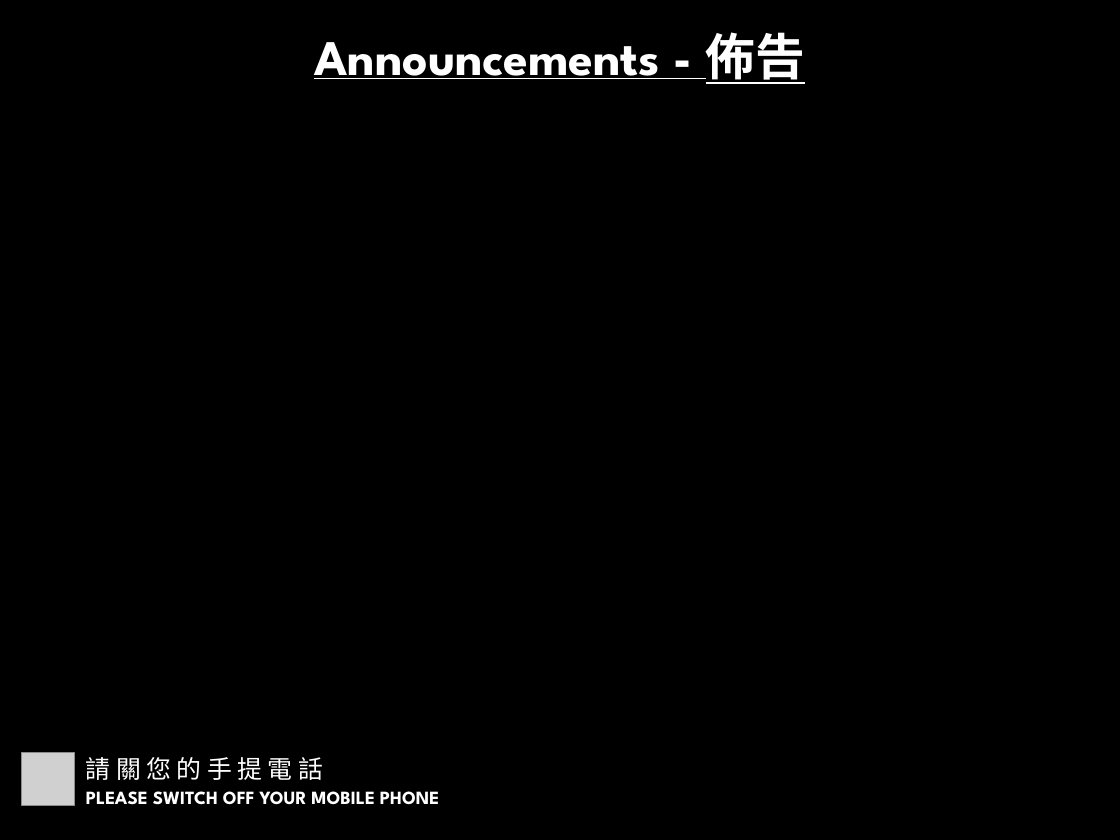
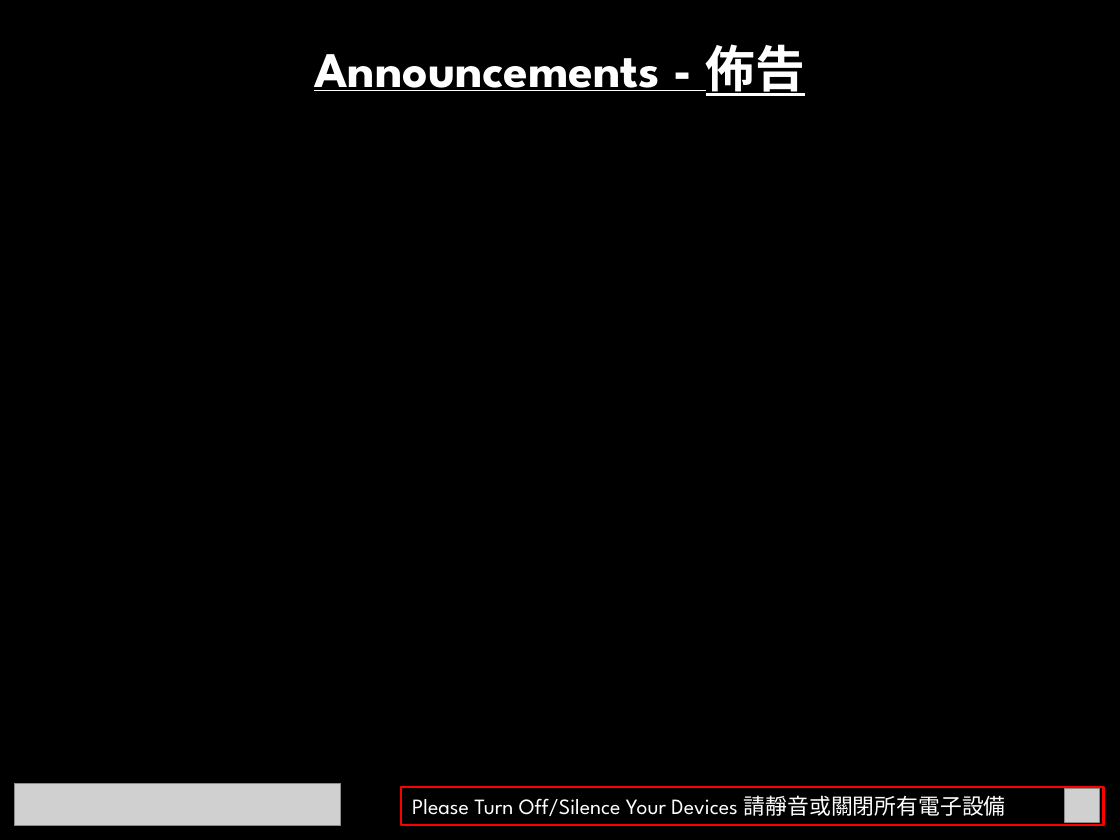
Before and after one commit to calebchanwy/tjc-powerpoint, a slide deck: slide 4 of TJCPowerPoint/Resources/Service4to3.pptx (slide 3 before the commit). Drawn at 1120x840 pixels with LibreOffice and Linux fonts; fonts in the diff are those of the drawing; grey boxes stand for pictures. Boxes give left, top, right and bottom in pixels: in the first picture for what was removed or moved away, otherwise in the second. Text is boxed around its words. In the diff, an @@ line names an element or a change of style, - is before the commit and + after.

```diff
--- a/TJCPowerPoint/Resources/Service4to3.pptx
+++ b/TJCPowerPoint/Resources/Service4to3.pptx
@@ text "Announcements - 佈告": place and size @@
-text "Announcements - 佈告" at [314, 32, 806, 84]
+text "Announcements - 佈告" at [314, 44, 806, 96]
@@ picture removed at [22, 753, 75, 805] @@
@@ text removed at [86, 757, 323, 780] @@
-請 關 您 的 手 提 電 話
@@ picture added at [15, 784, 340, 827] @@
@@ text removed at [86, 791, 439, 805] @@
-PLEASE SWITCH OFF YOUR MOBILE PHONE
@@ rectangle added at [401, 787, 1103, 825], outline #FF0000 1.5 pt, 14 pt, text #FFFFFF @@
+Please Turn Off/Silence Your Devices 請靜音或關閉所有電子設備
@@ picture added at [1065, 788, 1100, 823] @@
```
Also in this commit, not shown: 4 other slides changed, 3 slides added, 36 other files.
